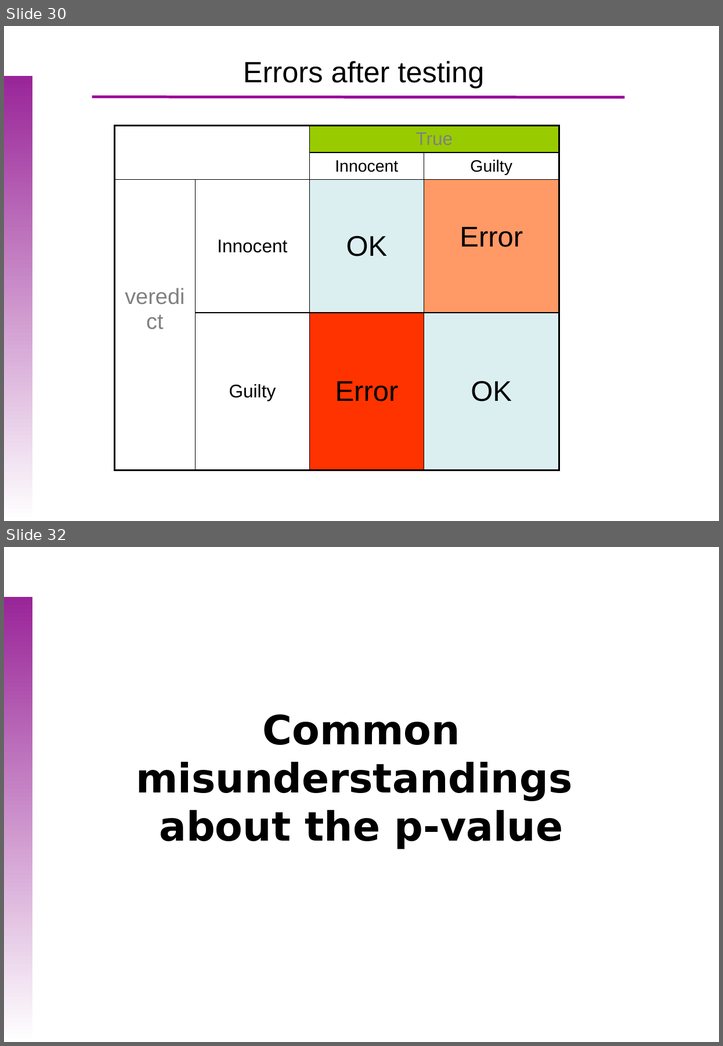
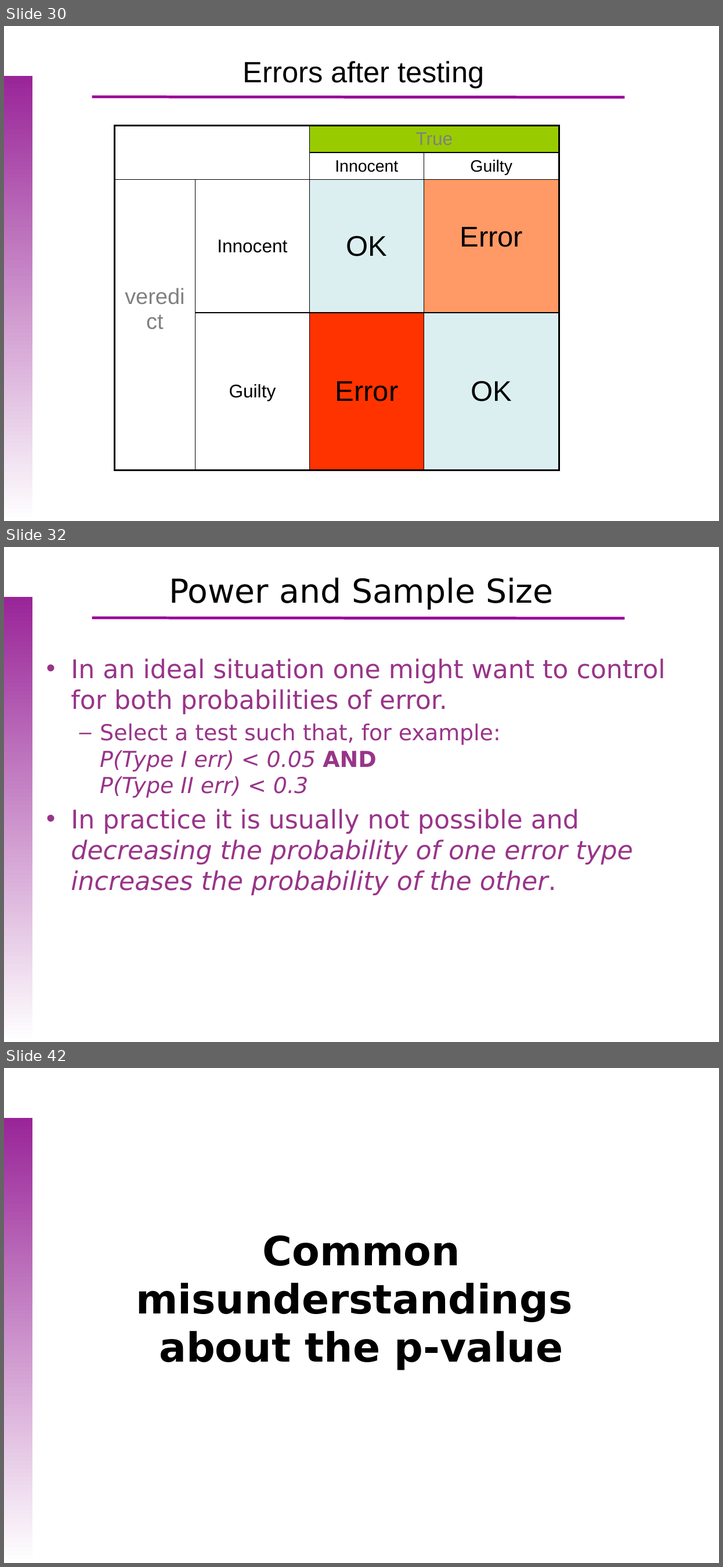
Before and after one commit to uebvhir/Course2020_Statistical-Analysis-with-R, a slide deck: Slides/StatisticsWithR-6-Principles_of_Hypothesis_Testing.pptx. Shown one above the other, each under a label of ours: slides 30 and 32 before the commit, slides 30, 32 and 42 after it; the slides between them are not shown. The pictures are 723x1046 and 723x1567 pixels, drawn with LibreOffice and Linux fonts; fonts in the diff are those of the drawing; background and template pictures are left out. Boxes give left, top, right and bottom in pixels: in the first picture for what was removed or moved away, otherwise in the second. Text is boxed around its words. In the diff, an @@ line names an element or a change of style, - is before the commit and + after.

```diff
--- a/Slides/StatisticsWithR-6-Principles_of_Hypothesis_Testing.pptx
+++ b/Slides/StatisticsWithR-6-Principles_of_Hypothesis_Testing.pptx
@@ slide 32 added at (x1=4, y1=547, x2=719, y2=1042), background picture (left out); not listed: 2 template elements that a slide beside it also shows @@
@@ title added at (x1=169, y1=577, x2=553, y2=610), 36 pt, text #000000 @@
+Power and Sample Size
@@ text added at (x1=71, y1=658, x2=665, y2=895), 28 pt, text #993489 @@
+• In an ideal situation one might want to control for both probabilities of error.
+  – Select a test such that, for example:
+    P(Type I err) < 0.05 AND
+    P(Type II err) < 0.3
+• In practice it is usually not possible and decreasing the probability of one error type increases the probability of the other.
@@ what was slide 32 is now slide 42 @@
```
Also in this commit, not shown: 1 slide changed, 9 other slides added, 6 other files.
